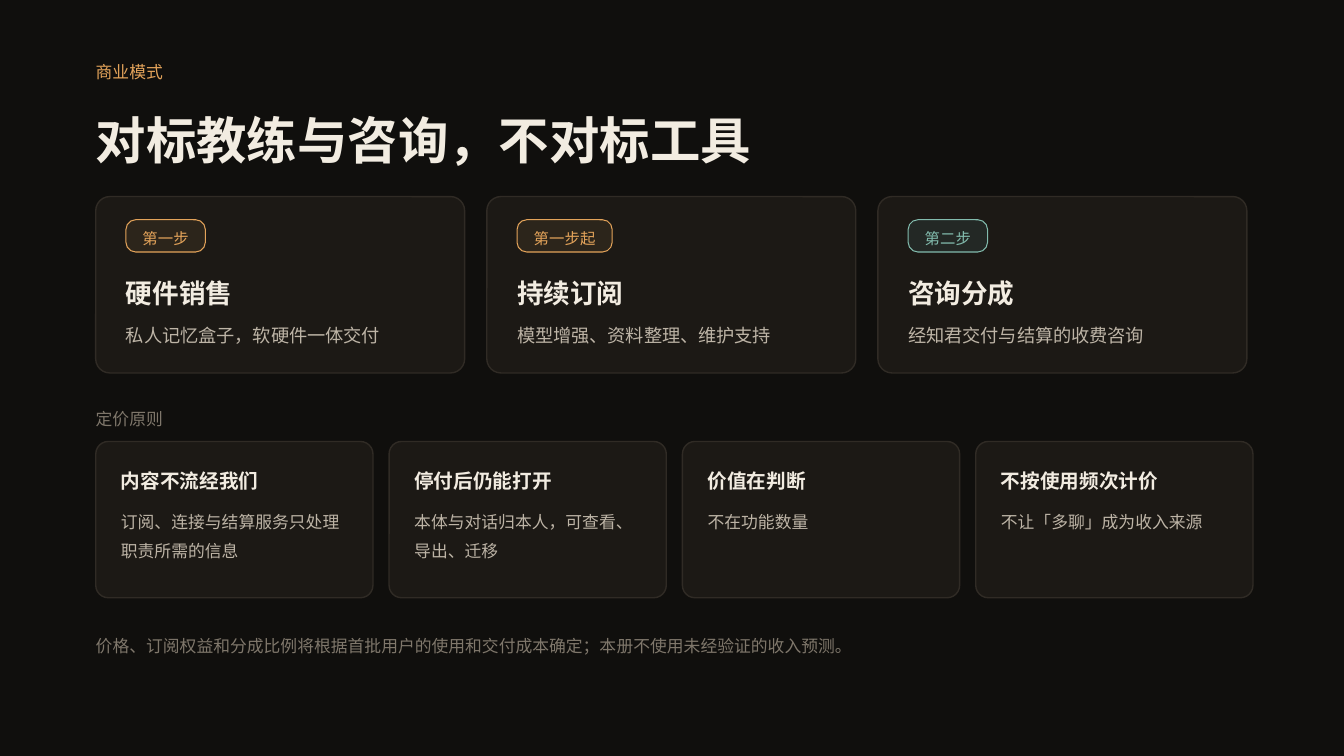
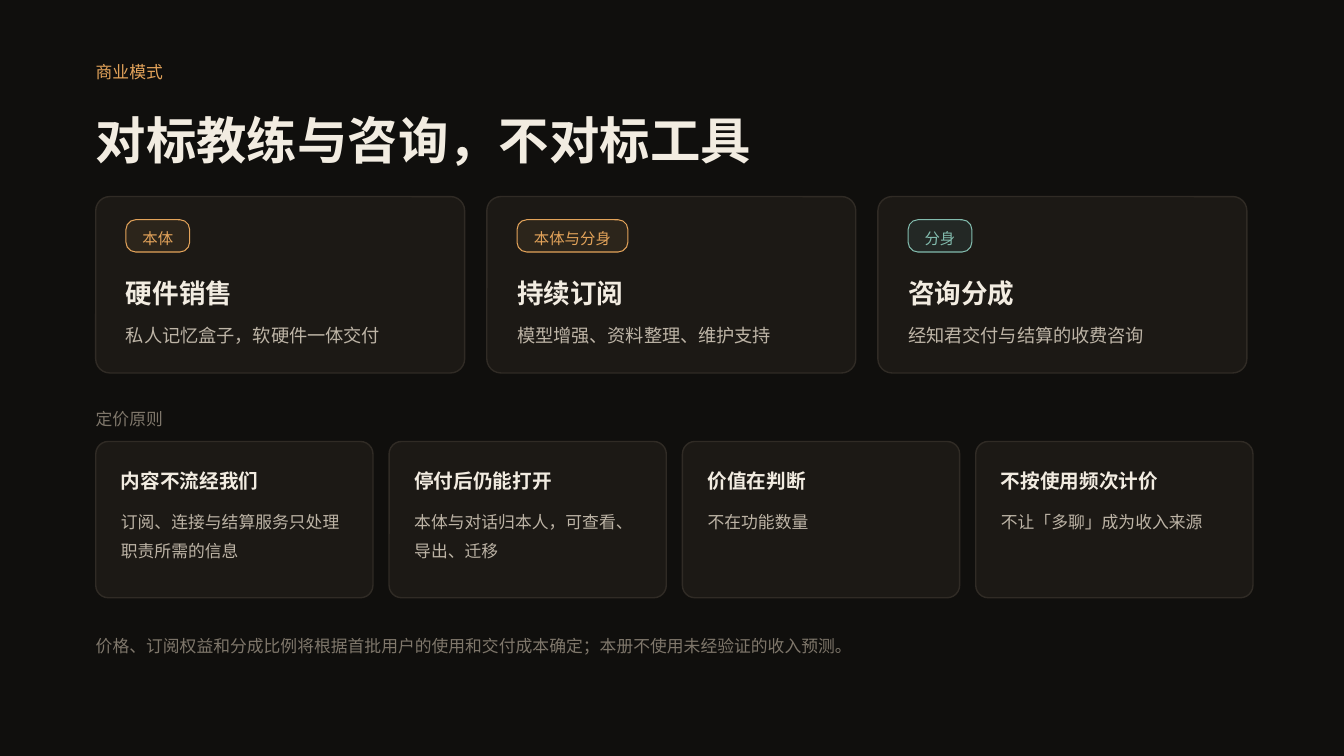
Before and after one commit to finewood2008/centaurAI, a slide deck: slide 17 of docs/product/ZHIJUN_BUSINESS_PLAN.pptx (slide 16 before the commit). Drawn at 1344x756 pixels with LibreOffice and Linux fonts; fonts in the diff are those of the drawing. Boxes give left, top, right and bottom in pixels: in the first picture for what was removed or moved away, otherwise in the second. Text is boxed around its words. In the diff, an @@ line names an element or a change of style, - is before the commit and + after.

```diff
--- a/docs/product/ZHIJUN_BUSINESS_PLAN.pptx
+++ b/docs/product/ZHIJUN_BUSINESS_PLAN.pptx
@@ rounded rectangle: place and size @@
-rounded rectangle at (126, 220, 206, 252)
+rounded rectangle at (126, 220, 190, 252)
@@ text at (142, 231, 173, 245): text changed @@
-第一步
+本体
@@ rounded rectangle: place and size @@
-rounded rectangle at (517, 220, 612, 252)
+rounded rectangle at (517, 220, 628, 252)
@@ text at (534, 231, 611, 246): text changed @@
-第一步起
+本体与分身
@@ rounded rectangle: place and size @@
-rounded rectangle at (908, 220, 988, 252)
+rounded rectangle at (908, 220, 972, 252)
@@ text at (925, 231, 956, 245): text changed @@
-第二步
+分身
```
Also in this commit, not shown: 18 other slides changed, 1 slide added, 2 other files.
